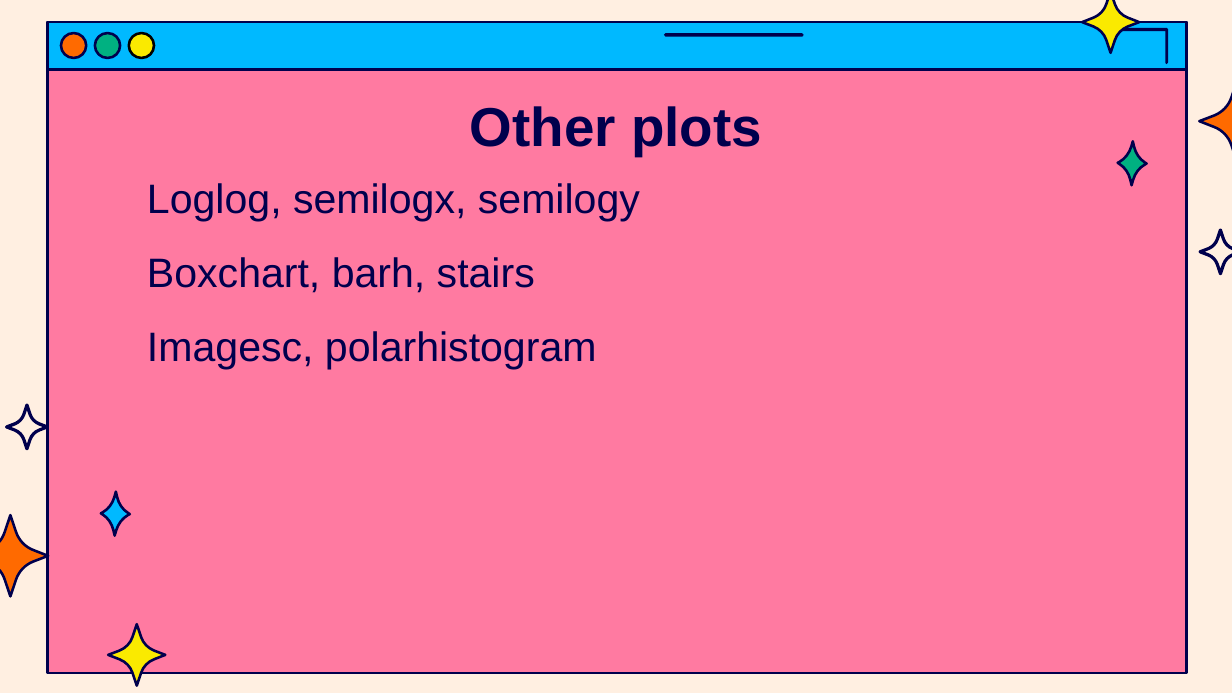
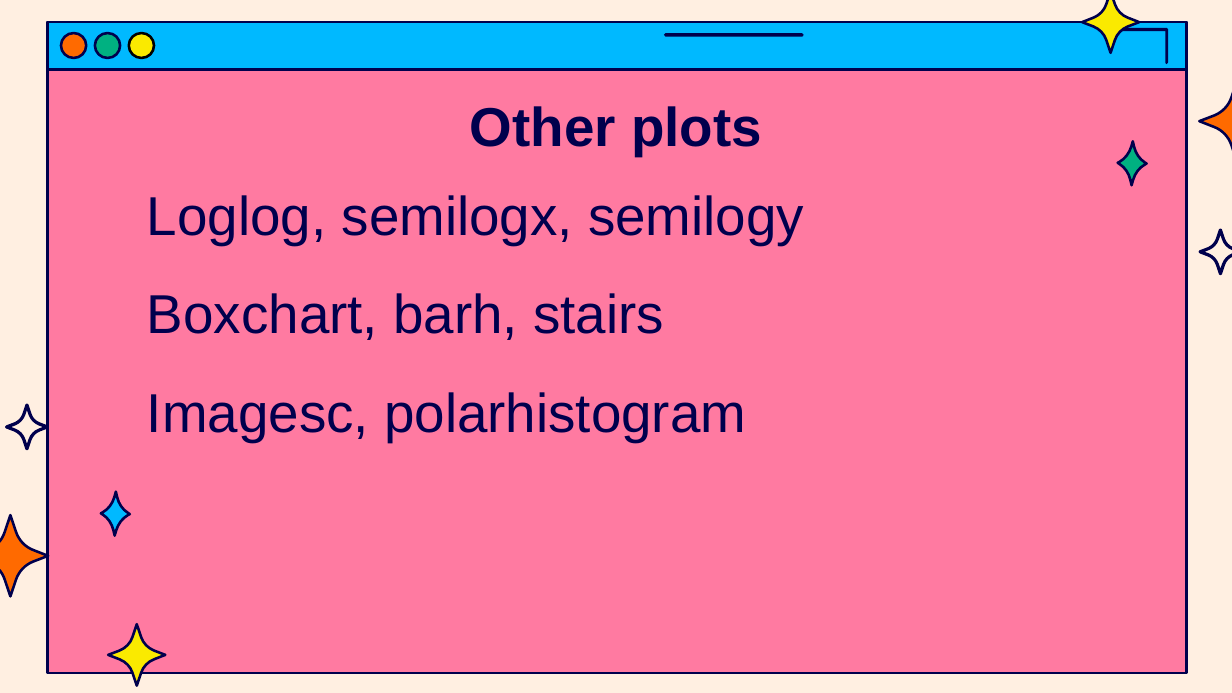
Before and after one commit to jasondsc/MATDRAB2MATFAB, a slide deck: slide 23 of slides/MATLAB_class_4.pptx (slide 20 before the commit). Drawn at 1232x693 pixels with LibreOffice and Linux fonts; fonts in the diff are those of the drawing. Boxes give left, top, right and bottom in pixels: in the first picture for what was removed or moved away, otherwise in the second. Text is boxed around its words. In the diff, an @@ line names an element or a change of style, - is before the commit and + after.

```diff
--- a/slides/MATLAB_class_4.pptx
+++ b/slides/MATLAB_class_4.pptx
@@ text "Loglog, semilogx, semilogy" at <box>147,195,804,442</box>: size 24 to 32 pt @@
```
Also in this commit, not shown: 8 other slides changed, 3 slides added, 4 other files.
